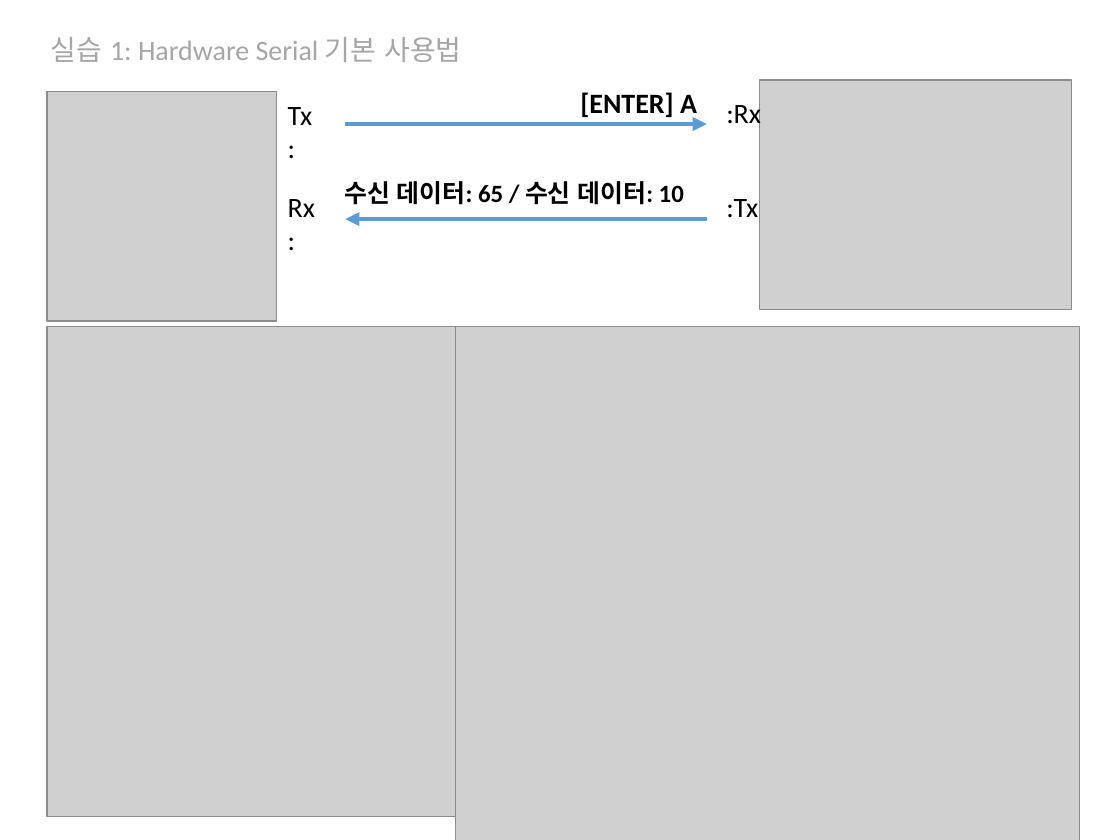
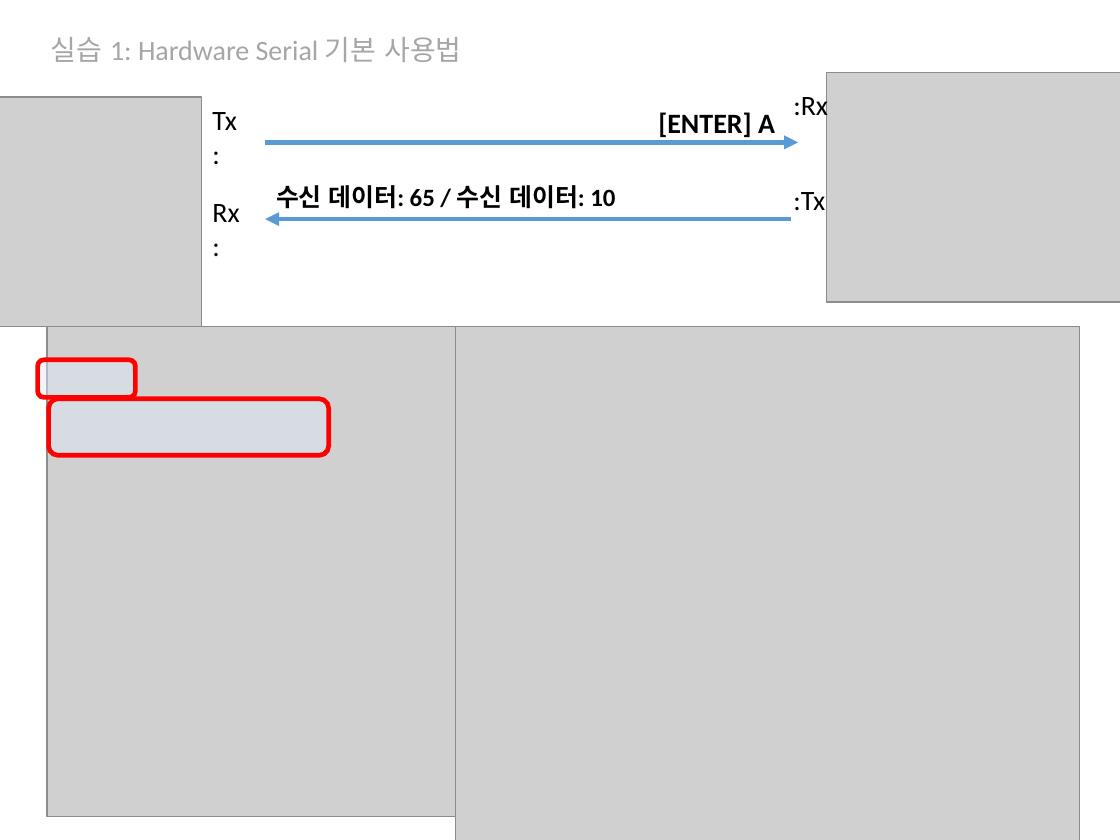
Before and after one commit to iot2019/Week05, a slide deck: slide 14 of Week05.pptx. Drawn at 1120x840 pixels with LibreOffice and Linux fonts; fonts in the diff are those of the drawing; grey boxes stand for pictures. Boxes give left, top, right and bottom in pixels: in the first picture for what was removed or moved away, otherwise in the second. Text is boxed around its words. In the diff, an @@ line names an element or a change of style, - is before the commit and + after.

```diff
--- a/Week05.pptx
+++ b/Week05.pptx
@@ text ":Rx": place and size @@
-text ":Rx" at <box>726,100,761,130</box>
+text ":Rx" at <box>793,92,828,122</box>
@@ picture: place and size @@
-picture at <box>759,80,1072,309</box>
+picture at <box>827,73,1120,302</box>
@@ text "[ENTER] A": place and size @@
-text "[ENTER] A" at <box>580,92,697,120</box>
+text "[ENTER] A" at <box>658,112,775,137</box>
@@ arrow moved from (345, 124) - (707, 124) to (265, 142) - (799, 142) @@
@@ text "수신 데이터: 65 / 수신 ...": place and size @@
-text "수신 데이터: 65 / 수신 ..." at <box>344,181,684,205</box>
+text "수신 데이터: 65 / 수신 ..." at <box>276,185,615,209</box>
@@ text ":Tx": place and size @@
-text ":Tx" at <box>726,199,758,217</box>
+text ":Tx" at <box>793,192,825,210</box>
@@ 2 texts, 1 picture: place and size @@
-2 texts, 1 picture at <box>47,92,315,321</box>
+2 texts, 1 picture at <box>0,97,239,327</box>
@@ arrow moved from (707, 220) - (345, 220) to (791, 220) - (265, 220) @@
@@ rounded rectangle added at <box>38,360,136,398</box>, fill #DEEBF7 at 48% opacity, outline #FF0000 3 pt @@
@@ rounded rectangle added at <box>48,399,328,456</box>, fill #DEEBF7 at 48% opacity, outline #FF0000 3 pt @@
```
Also in this commit, not shown: 4 other slides changed.
